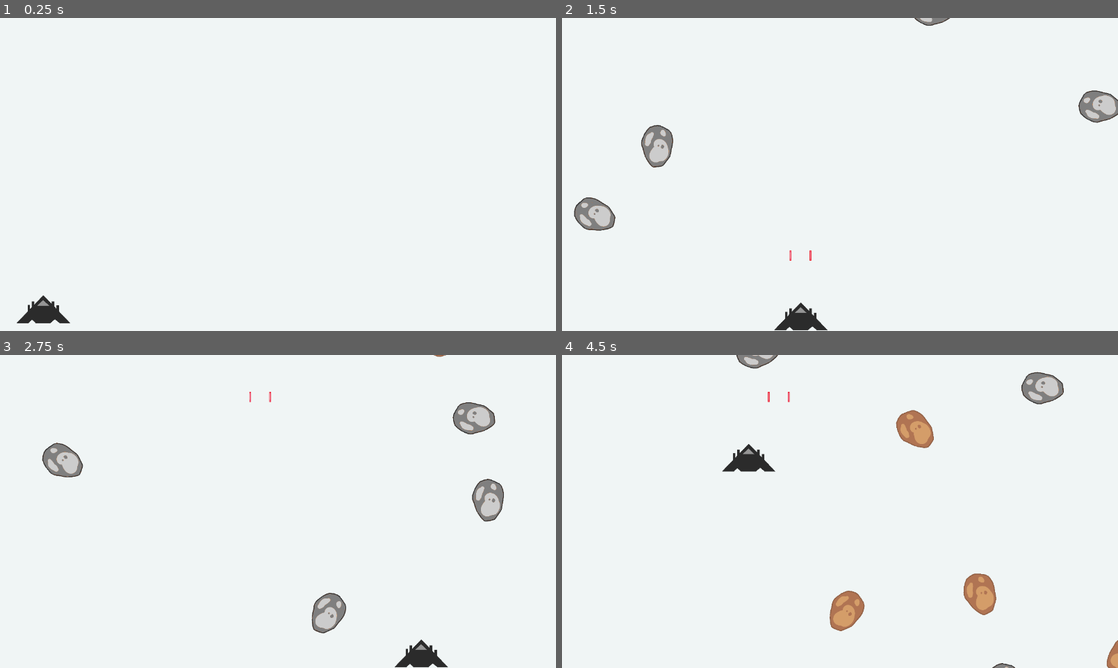
Above: before the commit, frames 1-4 (two rows, left to right).
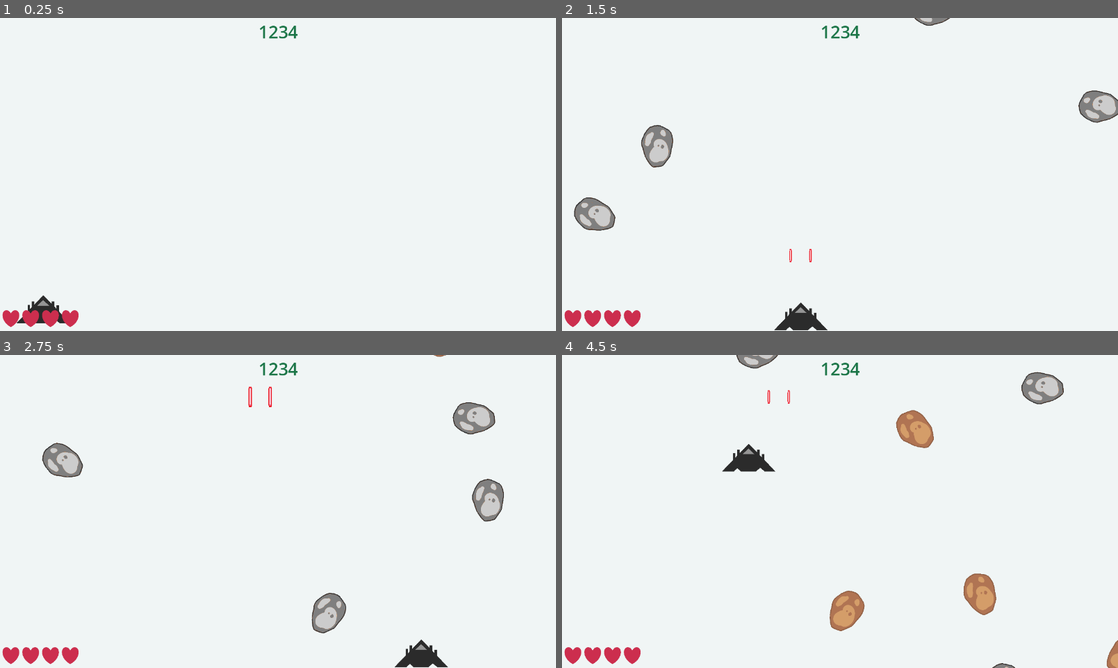
Above: after the commit, the same moments.

Repository: KassandraW/Space_Shooter
Game: Godot game, scene res://scenes/level.tscn
Same seed, same stepped clock (60 frames per second), same inputs: the game is played once before the commit and once after it.
Inputs:
- Up to frame 1 (0.25 s): no input
- Up to frame 2 (1.5 s): tap Enter at 0.5 s; hold D (right) 0.53-1.28 s; tap Space (shoot) at 0.6, 1.35 s; hold S (down) from 1.28 s (still down)
- Up to frame 3 (2.75 s): release S (down) at 2.03 s; hold D (right) from 2.03 s (still down); tap Space (shoot) at 2.1 s
- Up to frame 4 (4.5 s): release D (right) at 2.78 s; hold W (up) 2.78-3.53 s; tap Space (shoot) at 2.85, 3.6, 4.35 s; hold A (left) from 3.53 s (still down)

The runs differ from the first frame. In frame 1, 0.6% of the frame differs, in the area x 0-54%, y 2-99%; in frame 2, 0.7%; in frame 3, 0.7%; in frame 4, 0.7%.

Commit message:
minimal ui tilføjet

Diff:
--- a/scenes/laser.gd
+++ b/scenes/laser.gd
@@ -1,6 +1,10 @@
 extends Area2D
 var speed = 900
 
+func _ready():
+	$Sprite2D.scale = Vector2(0,0)
+	var tween = create_tween()
+	tween.tween_property($Sprite2D,'scale',Vector2(0.2,0.2),0.2)
 # Called every frame. 'delta' is the elapsed time since the previous frame.
 func _process(delta: float) -> void:
 	position.y -=  delta * speed
--- a/scenes/laser.tscn
+++ b/scenes/laser.tscn
@@ -4,8 +4,8 @@
 [ext_resource type="Texture2D" uid="uid://0lfgl3pbxhyw" path="res://graphics/lasers/1.png" id="1_xmihv"]
 
 [sub_resource type="CapsuleShape2D" id="CapsuleShape2D_a7dhc"]
-radius = 2.0
-height = 24.0
+radius = 4.0
+height = 48.0
 
 [node name="laser" type="Area2D"]
 collision_layer = 8
@@ -13,7 +13,7 @@
 script = ExtResource("1_a7dhc")
 
 [node name="Sprite2D" type="Sprite2D" parent="."]
-scale = Vector2(0.1, 0.1)
+scale = Vector2(0.2, 0.2)
 texture = ExtResource("1_xmihv")
 
 [node name="CollisionShape2D" type="CollisionShape2D" parent="."]
--- a/scenes/level.gd
+++ b/scenes/level.gd
@@ -4,12 +4,22 @@
 
 var meteor_scene: PackedScene = load("res://scenes/meteor.tscn")
 var laser_scene: PackedScene = load("res://scenes/laser.tscn")
+var health: int = 4
 
 func _on_meteor_timer_timeout() -> void:
 	#2. create instance of meteor
 	var meteor = meteor_scene.instantiate()
 	#3. attach node to the scene tree
 	$meteors.add_child(meteor)
+	#connect the signal?
+	meteor.connect('collision',_on_meteor_collision)
+
+
+func _on_meteor_collision():
+	health -= 1
+	print(health)
+	if health <= 0:
+		print('dead')
 
 # spawn lasers
 func _on_player_laser(pos1, pos2) -> void:
--- a/scenes/level.tscn
+++ b/scenes/level.tscn
@@ -1,8 +1,9 @@
-[gd_scene load_steps=6 format=3 uid="uid://ccg0fovek0xwq"]
+[gd_scene load_steps=7 format=3 uid="uid://ccg0fovek0xwq"]
 
 [ext_resource type="PackedScene" uid="uid://cli4gcnwsuadq" path="res://scenes/player.tscn" id="1_2q6dc"]
 [ext_resource type="Script" uid="uid://bkv38cw3tjat0" path="res://scenes/level.gd" id="1_mx8sn"]
 [ext_resource type="Texture2D" uid="uid://dfohgtj3cjd46" path="res://graphics/other/bg.png" id="1_w7c3h"]
+[ext_resource type="PackedScene" uid="uid://r84tg4nwnnj3" path="res://scenes/ui.tscn" id="4_mx8sn"]
 
 [sub_resource type="RectangleShape2D" id="RectangleShape2D_w8frs"]
 size = Vector2(149, 823)
@@ -17,11 +18,13 @@
 position = Vector2(693.09094, 356.00003)
 scale = Vector2(1.7270509, 1.5728952)
 texture = ExtResource("1_w7c3h")
+metadata/_edit_lock_ = true
 
 [node name="Player" parent="." instance=ExtResource("1_2q6dc")]
 position = Vector2(667, 673)
 
 [node name="Borders" type="Node2D" parent="."]
+metadata/_edit_lock_ = true
 
 [node name="StaticBody2D" type="StaticBody2D" parent="Borders"]
 collision_layer = 4
@@ -58,8 +61,12 @@
 autostart = true
 
 [node name="meteors" type="Node2D" parent="."]
+metadata/_edit_lock_ = true
 
 [node name="lasers" type="Node2D" parent="."]
+metadata/_edit_lock_ = true
+
+[node name="UI" parent="." instance=ExtResource("4_mx8sn")]
 
 [connection signal="laser" from="Player" to="." method="_on_player_laser"]
 [connection signal="timeout" from="MeteorTimer" to="." method="_on_meteor_timer_timeout"]
--- a/scenes/meteor.gd
+++ b/scenes/meteor.gd
@@ -2,6 +2,9 @@
 var speed: int
 var rotation_speed: int
 var direction_x:float
+
+signal collision
+
 func _ready():
 	var rng := RandomNumberGenerator.new()
 
@@ -26,4 +29,4 @@
 	rotation_degrees += rotation_speed * delta
 
 func _on_body_entered(body: Node2D) -> void:
-	print("body entered")
+	collision.emit()
--- /dev/null
+++ b/scenes/ui.tscn
@@ -0,0 +1,56 @@
+[gd_scene load_steps=2 format=3 uid="uid://r84tg4nwnnj3"]
+
+[ext_resource type="Texture2D" uid="uid://b1uui8ubmby0l" path="res://graphics/life/life.png" id="1_nt7q6"]
+
+[node name="UI" type="CanvasLayer"]
+
+[node name="MarginContainer" type="MarginContainer" parent="."]
+anchors_preset = 5
+anchor_left = 0.5
+anchor_right = 0.5
+offset_left = -45.5
+offset_right = 45.5
+offset_bottom = 55.0
+grow_horizontal = 2
+theme_override_constants/margin_top = 4
+
+[node name="Label" type="Label" parent="MarginContainer"]
+layout_mode = 2
+theme_override_colors/font_color = Color(0.105179705, 0.46089727, 0.2801473, 1)
+theme_override_font_sizes/font_size = 40
+text = "1234"
+
+[node name="MarginContainer2" type="MarginContainer" parent="."]
+anchors_preset = 2
+anchor_top = 1.0
+anchor_bottom = 1.0
+offset_top = -50.0
+offset_right = 457.0
+offset_bottom = 56.0
+grow_vertical = 0
+scale = Vector2(0.4, 0.4)
+theme_override_constants/margin_left = 10
+
+[node name="HBoxContainer" type="HBoxContainer" parent="MarginContainer2"]
+layout_mode = 2
+theme_override_constants/separation = 9
+
+[node name="TextureRect" type="TextureRect" parent="MarginContainer2/HBoxContainer"]
+layout_mode = 2
+texture = ExtResource("1_nt7q6")
+stretch_mode = 2
+
+[node name="TextureRect2" type="TextureRect" parent="MarginContainer2/HBoxContainer"]
+layout_mode = 2
+texture = ExtResource("1_nt7q6")
+stretch_mode = 2
+
+[node name="TextureRect3" type="TextureRect" parent="MarginContainer2/HBoxContainer"]
+layout_mode = 2
+texture = ExtResource("1_nt7q6")
+stretch_mode = 2
+
+[node name="TextureRect4" type="TextureRect" parent="MarginContainer2/HBoxContainer"]
+layout_mode = 2
+texture = ExtResource("1_nt7q6")
+stretch_mode = 2
Binary file added: graphics/life/life.png
Not shown, added: graphics/life/life.png.import
